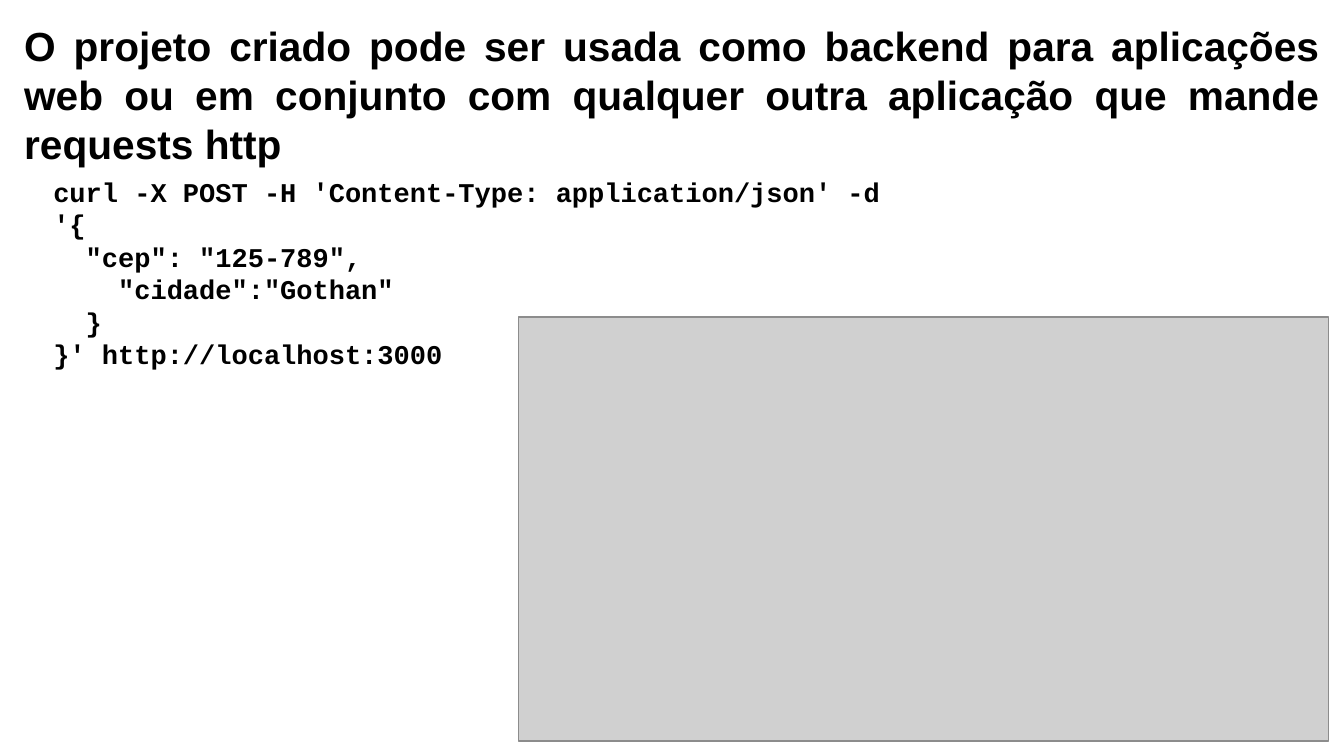
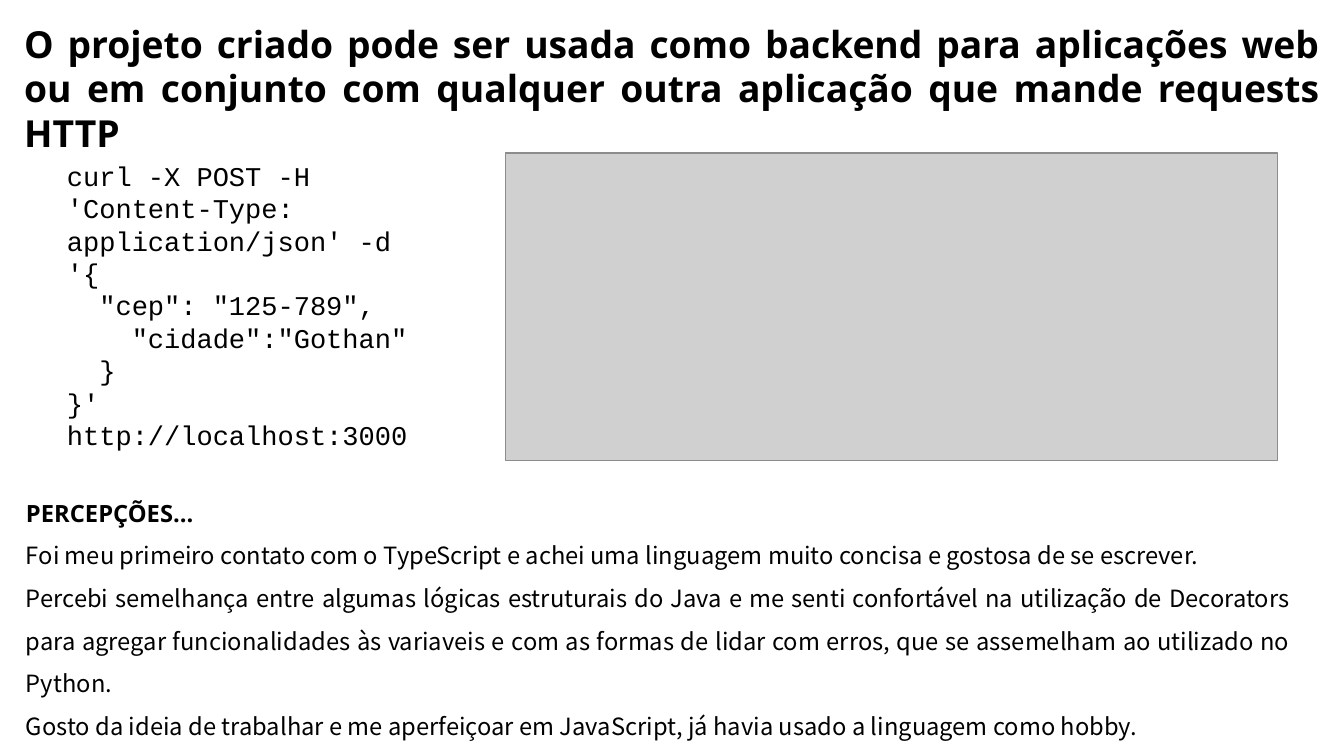
Before and after one commit to and2carvalho/cepJS, a slide deck: slide 8 of apesentacaoNestJS.pptx (slide 7 before the commit). Drawn at 1344x756 pixels with LibreOffice and Linux fonts; fonts in the diff are those of the drawing; grey boxes stand for pictures. Boxes give left, top, right and bottom in pixels: in the first picture for what was removed or moved away, otherwise in the second. Text is boxed around its words. In the diff, an @@ line names an element or a change of style, - is before the commit and + after.

```diff
--- a/apesentacaoNestJS.pptx
+++ b/apesentacaoNestJS.pptx
@@ text at bbox=[24, 29, 1319, 111]: text changed; size 24 to 22 pt; font Arial to Open Sans @@
-O projeto criado pode ser usada como backend para aplicações web ou em conjunto com qualquer outra aplicação que mande requests http
+O projeto criado pode ser usada como backend para aplicações web ou em conjunto com qualquer outra aplicação que mande requests HTTP
@@ text "curl -X POST -H 'Content-Type: ...": place and size @@
-text "curl -X POST -H 'Content-Type: ..." at bbox=[53, 183, 879, 370]
+text "curl -X POST -H 'Content-Type: ..." at bbox=[67, 167, 408, 451]
@@ text "curl -X POST -H 'Content-Type: ..." at bbox=[67, 167, 408, 451]: bold off @@
@@ picture: place and size @@
-picture at bbox=[518, 317, 1328, 742]
+picture at bbox=[505, 154, 1277, 461]
@@ text added at bbox=[26, 500, 1289, 741], 14 pt, text #000000 @@
+PERCEPÇÕES…
+Foi meu primeiro contato com o TypeScript e achei uma linguagem muito concisa e gostosa de se escrever.
+Percebi semelhança entre algumas lógicas estruturais do Java e me senti confortável na utilização de Decorators para agregar funcionalidades às variaveis e com as formas de lidar com erros, que se assemelham ao utilizado no Python.
+Gosto da ideia de trabalhar e me aperfeiçoar em JavaScript, já havia usado a linguagem como hobby.
```
Also in this commit, not shown: 6 other slides changed, 1 slide added.
